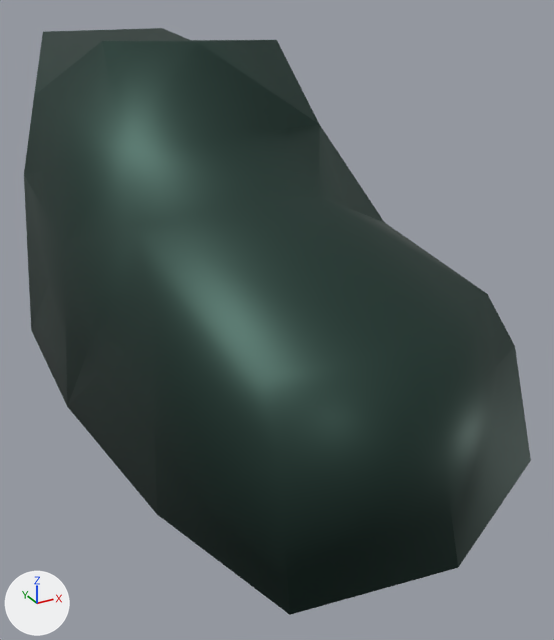
Renders of the glTF model assets/models/character/marine/grave_marine_boot_l.glb from each side of a commit.
One viewpoint serves both versions: a 50 mm camera at (0.004, -1.613, 0.691) aimed at (0.619, -0.494, 0.131). The axes (+X, +Y, +Z) are drawn at lower left. The lights are the same throughout. The picture after the commit comes second. Vertices at exactly the same position are counted once.

Names of what the first picture shows: 'scythe_marine_boot_l'.
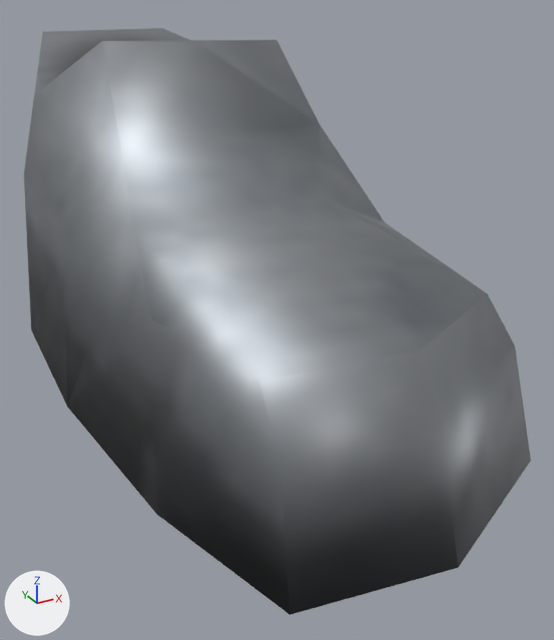
The newer file is also turned or shifted as a whole; pictures and numbers use the older file's frame.

What differs and where, as boxes (x1, y1, x2, y2) in the pictures (554 x 640 px):
```json
{"object": "scythe_marine_boot_l", "change": "surface changed", "before": [24, 28, 531, 615], "after": [24, 28, 531, 615], "on screen": "dark green to grey"}
```

The change, as JSON lines over the scene's bpy script:
```json
{"op": "add", "block": "img_scythe_marine", "code": ["img_scythe_marine = load_image('scythe_marine', '_unpacked/scythe_marine', 1024, 1024, 'sRGB')"]}
{"op": "add", "block": "img_scythe_marine_normal", "code": ["img_scythe_marine_normal = load_image('scythe_marine_normal', '_unpacked/scythe_marine_normal', 1024, 1024, 'Non-Color')"]}
{"op": "add", "block": "img_scythe_marine_roughness", "code": ["img_scythe_marine_roughness = load_image('scythe_marine_roughness', '_unpacked/scythe_marine_roughness', 1024, 1024, 'Non-Color')"]}
{"block": "mat_scythe_marine_green_metal", "change": "nodes: BsdfPrincipled, OutputMaterial"}
{"block": "mat_scythe_marine_green_metal", "change": "colours: dark green #364d46"}
{"block": "mat_scythe_marine_green_metal", "change": "nodes: BsdfPrincipled, NormalMap, OutputMaterial, SeparateColor, TexImage x3"}
{"block": "mat_scythe_marine_green_metal", "change": "uses the picture img_scythe_marine"}
{"block": "mat_scythe_marine_green_metal", "change": "uses the picture img_scythe_marine_normal"}
{"block": "mat_scythe_marine_green_metal", "change": "uses the picture img_scythe_marine_roughness"}
{"block": "me_cube_092", "where": "me_cube_092.from_pydata(...)  # 35 vertices, 66 faces; spans x -0.298..0.38, y -1.013..0.289, z -0.701..-0.097"}
{"block": "me_cube_092", "where": "# used by ob_scythe_marine_boot_l; location = (0.55, -0.033, 0.698)"}
{"block": "me_cube_092", "change": "me_cube_092 part 1: texture (UV) coordinates of 66 of 66 faces, centred in x -0.278..0.361, y -0.972..0.277, z -0.698..-0.101, changed; they spanned u 0.0..0.88, v 0.0..1.0 and now span u 0.28..0.37, v 0.9..0.99"}
```
